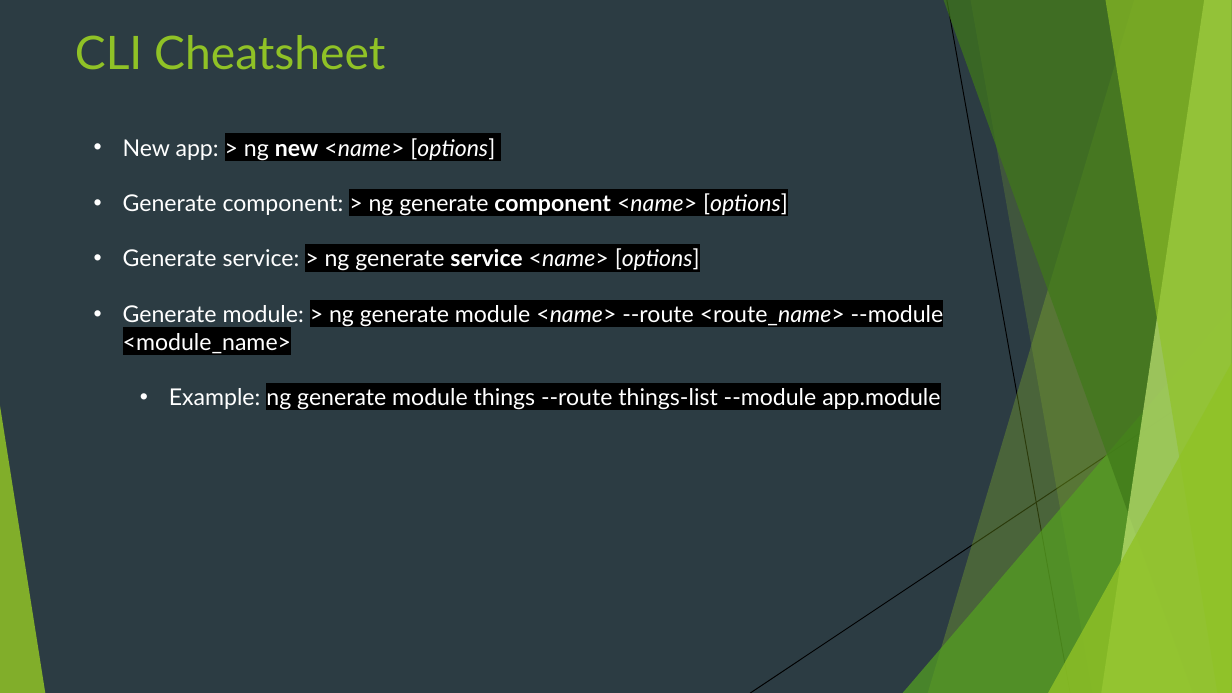
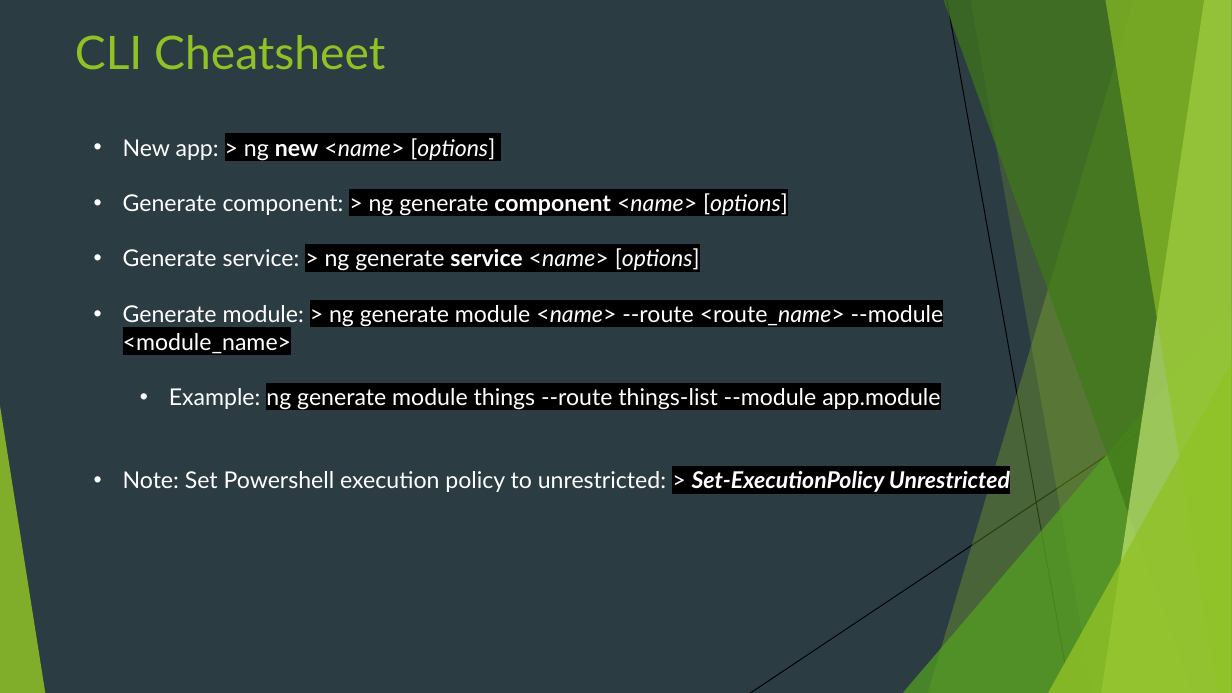
Before and after one commit to pauades/angulartraining, a slide deck: slide 13 of angular_training.pptx. Drawn at 1232x693 pixels with LibreOffice and Linux fonts; fonts in the diff are those of the drawing. Boxes give left, top, right and bottom in pixels: in the first picture for what was removed or moved away, otherwise in the second. Text is boxed around its words. In the diff, an @@ line names an element or a change of style, - is before the commit and + after.

```diff
--- a/angular_training.pptx
+++ b/angular_training.pptx
@@ text at (123, 470, 1010, 492): paragraph added @@
+• Note: Set Powershell execution policy to unrestricted: > Set-ExecutionPolicy Unrestricted
```
Also in this commit, not shown: 2 other slides changed, 7 other files.
